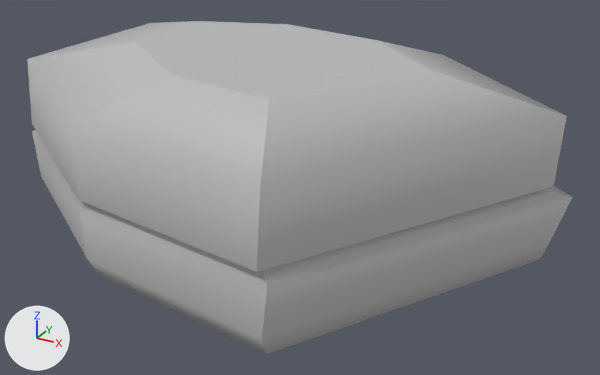
Renders of the FBX model KickshotProject/Assets/Models/Levels/Desert_FlatRock01.fbx from each side of a commit.
Before and after are seen from a camera (50 mm lens) standing at (0.0277, -0.0431, 0.0184) and looking at (0.0031, 0.0018, -0.004). The lights are fixed; the arrows at lower left show +X, +Y and +Z. Where no turn or scale is listed for an object, it has been applied to the vertices.

The first picture shows 'Desert_FlatRock03:pCylinder1'.
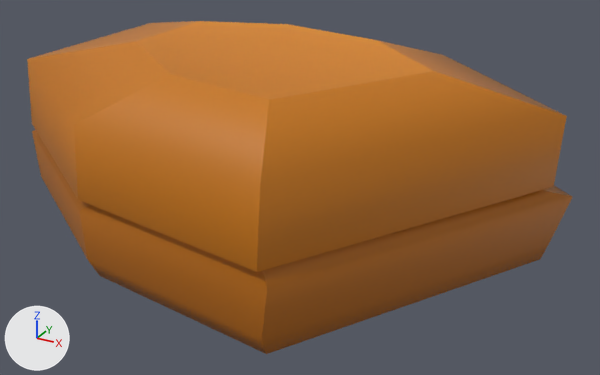
Changed parts and their boxes [x1, y1, x2, y2] in the pictures (600 x 375 px):
```json
{"object": "Desert_FlatRock03:pCylinder1", "change": "surface changed", "before": [27, 21, 572, 354], "after": [27, 21, 572, 354], "on screen": "grey to orange"}
```

Scene script edits in JSON lines:
```json
{"op": "add", "block": "img_redrock3a_png", "code": ["img_redrock3a_png = load_image('RedRock3a.png', '../../Textures/Effects/RedRock3a.png', 2048, 2048, 'sRGB')"]}
{"op": "remove", "block": "mat_lambert1", "code": "mat_lambert1.base_color = (0.5, 0.5, 0.5)  # grey #bcbcbc"}
{"op": "add", "block": "mat_lambert1", "code": "mat_lambert1.texture = img_redrock3a_png"}
```
